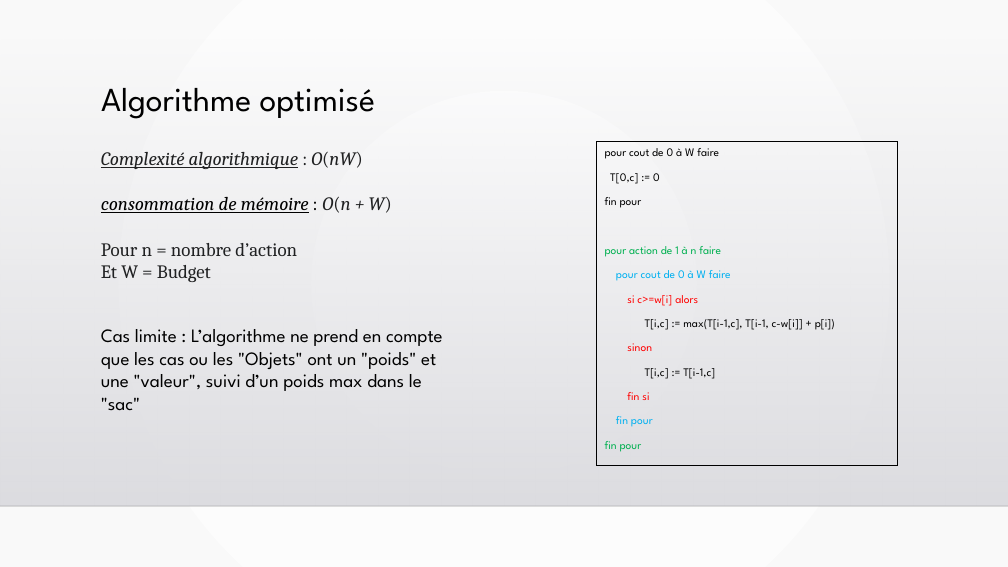
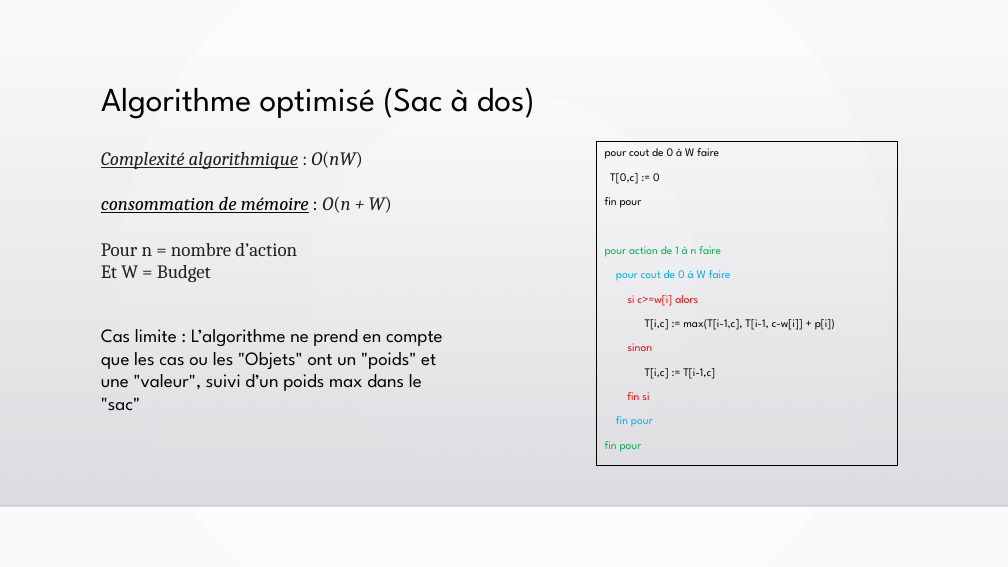
Before and after one commit to Nathroma/P7_Algorithmes_Python, a slide deck: slide 7 of Projet n°7.pptx. Drawn at 1008x567 pixels with LibreOffice and Linux fonts; fonts in the diff are those of the drawing; background and template pictures are left out. Boxes give left, top, right and bottom in pixels: in the first picture for what was removed or moved away, otherwise in the second. Text is boxed around its words. In the diff, an @@ line names an element or a change of style, - is before the commit and + after.

```diff
--- a/Projet n°7.pptx
+++ b/Projet n°7.pptx
@@ title at (x1=101, y1=87, x2=535, y2=119): text changed @@
-Algorithme optimisé
+Algorithme optimisé (Sac à dos)
```
Also in this commit, not shown: 2 other slides changed.
